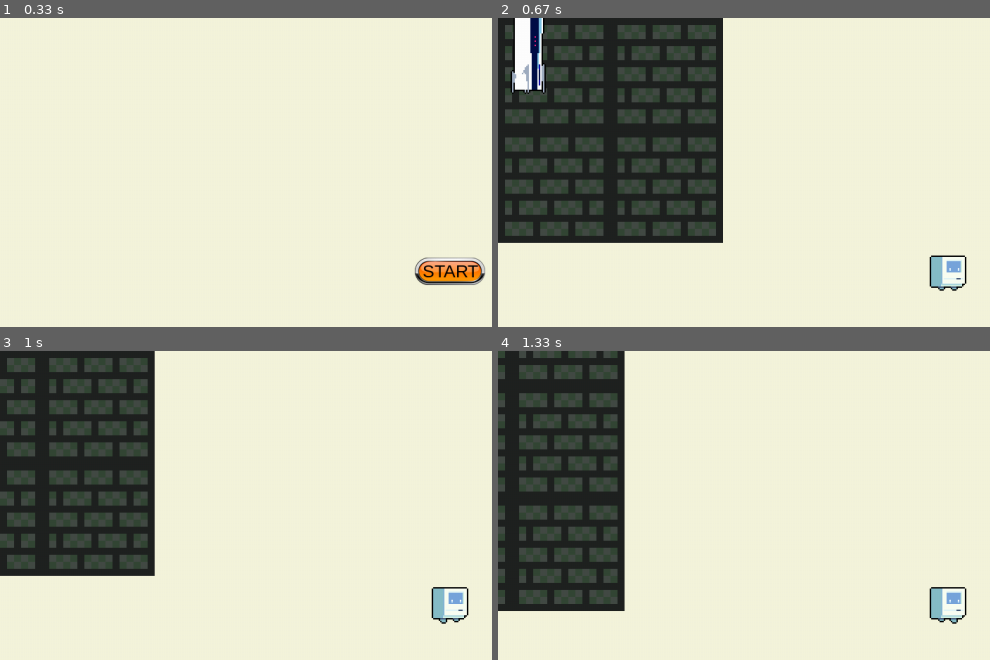
Above: before the commit, frames 1-4 (two rows, left to right).
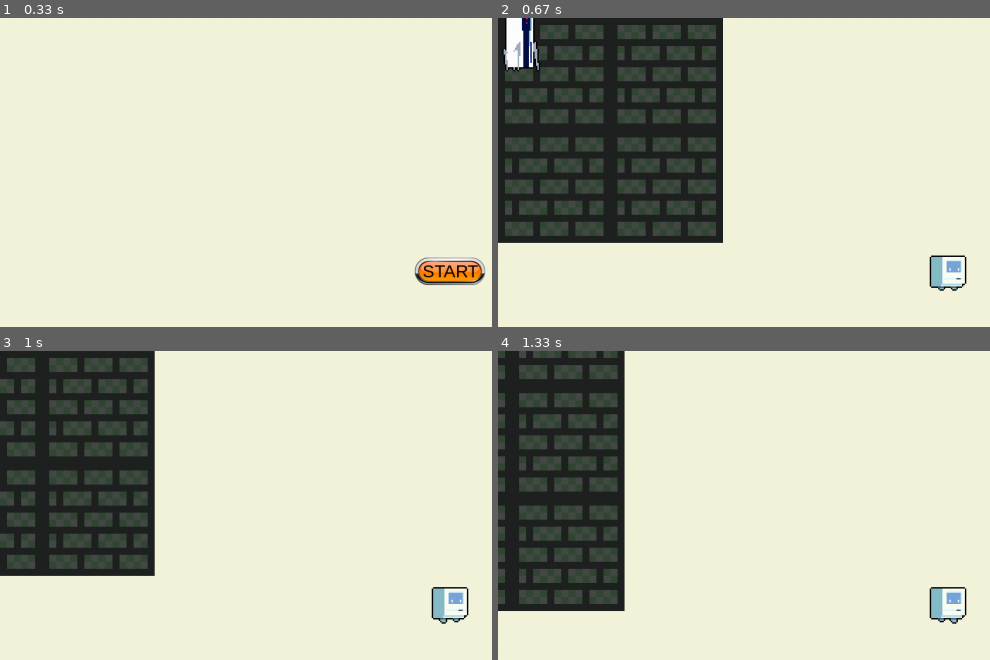
Above: after the commit, the same moments.

Repository: evelyn-keefner/portfolio
Game: pygame game, started from ch09/final/main.py
Same seed, same stepped clock (60 frames per second), same inputs: the game is played once before the commit and once after it.
Inputs (mouse positions are in pixels of both pictures, inside the frame that each line leads up to):
- Up to frame 1 (0.33 s): no input
- Up to frame 2 (0.67 s): click "START" at 0.38 s
- Up to frame 3 (1 s): hold D from 0.67 s (still down); move the mouse to (418, 626) at 0.7 s
- Up to frame 4 (1.33 s): release D at 1.13 s; hold W from 1.17 s (still down)

Frame 1 is identical in both runs. In frame 2, 1.6% of the frame differs, in the area x 0-10%, y 0-25%; in frame 3, nothing differs; in frame 4, nothing differs.

Commit message:
framerate for enemy

Diff:
--- a/ch09/final/src/enemy.py
+++ b/ch09/final/src/enemy.py
@@ -8,7 +8,14 @@
         self.image = self.image = pygame.transform.scale(self.image, (60,120))
         self.camera_group = group
         self.experience_group = experience_group
-        self.image = pygame.image.load('assets/placeholder_assets/placeholder_enemy.png')
+        self.enemy_run = []
+        self.frame_speed = 150 # milliseconds per frame
+        self.frame_current = 0
+        self.frame_next = False
+        self.current_time = pygame.time.get_ticks()
+        self.frame_num = 0
+        for i in range(4):
+            self.enemy_run.append(pygame.image.load(f'assets/sprite/enemy2_run{i+1}.webp'))
         self.rect = self.image.get_rect(center = pos) # image_group needs an image and a rect in order to use it's built in functions draw() and update()
         self.direction = pygame.math.Vector2()
         self.velocity = 2 # how fast character moves
@@ -33,10 +40,19 @@
             self.direction = self.direction.normalize() # normalize sets the magnitude to 1, so if two directions are pressed, the vector will be normalized to 1 instead of sqrt(2)
         self.rect.center += self.direction * self.velocity # rect.center is a tuple and vector2's are compatable with operations involving tuples'
 
-        tick = pygame.time.get_ticks()
-        image = f'assets/sprite/enemy2_run{tick%4+1}.webp'
-        self.image = pygame.image.load(image)
-        self.image = pygame.transform.scale(self.image, (60,120))
+        # animation handling
+        if (self.current_time - self.frame_current) > self.frame_speed:
+            self.frame_next = False
+            self.frame_num += 1
+            if self.frame_num > 3:
+                self.frame_num = 0
+        if self.frame_next == False:
+            self.frame_next = True
+            self.frame_current = pygame.time.get_ticks()
+
+            self.image = self.enemy_run[self.frame_num]
+            self.image = pygame.transform.scale(self.image, (60,120))
+
         if self.health <= 0:
             xp = Experience(self.rect.center, self.camera_group, self.experience) # pos, group, value
             self.experience_group.add(xp)
